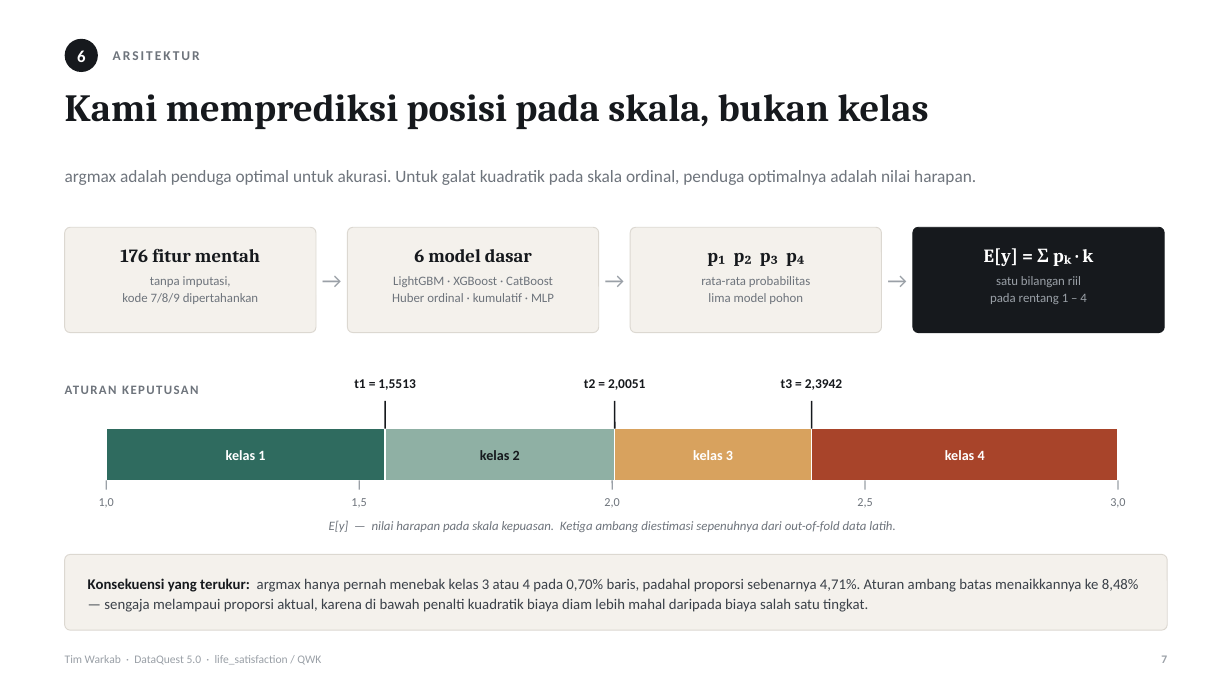
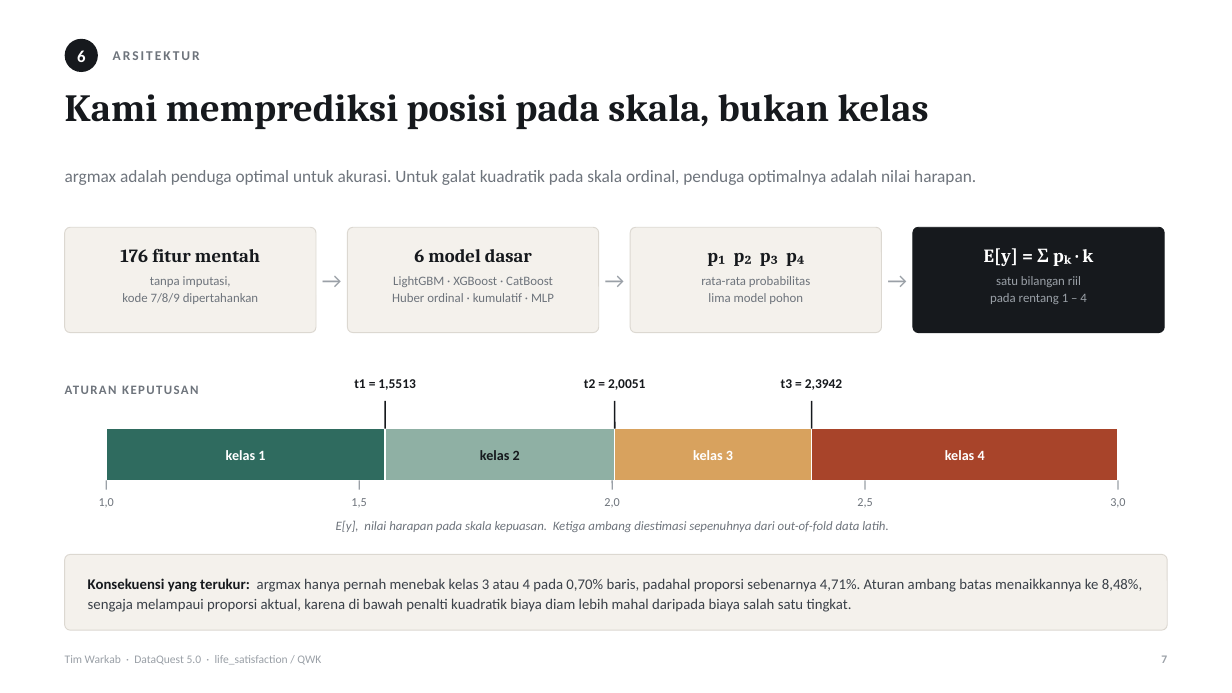
Before and after one commit to MikaelAdikara/DataQuest-Warkab, a slide deck: slide 7 of docs/Pitch_DataQuest5_Warkab.pptx. Drawn at 1232x693 pixels with LibreOffice and Linux fonts; fonts in the diff are those of the drawing. Boxes give left, top, right and bottom in pixels: in the first picture for what was removed or moved away, otherwise in the second. Text is boxed around its words. In the diff, an @@ line names an element or a change of style, - is before the commit and + after.

```diff
--- a/docs/Pitch_DataQuest5_Warkab.pptx
+++ b/docs/Pitch_DataQuest5_Warkab.pptx
@@ text at <box>336,520,888,532</box>: text changed @@
-E[y] — nilai harapan pada skala kepuasan. Ketiga ambang diestimasi sepenuhnya dari out-of-fold data latih.
+E[y], nilai harapan pada skala kepuasan. Ketiga ambang diestimasi sepenuhnya dari out-of-fold data latih.
@@ text at <box>88,578,1142,612</box>: text changed @@
-Konsekuensi yang terukur: argmax hanya pernah menebak kelas 3 atau 4 pada 0,70% baris, padahal proporsi sebenarnya 4,71%. Aturan ambang batas menaikkannya ke 8,48% — sengaja melampaui proporsi aktual, karena di bawah penalti kuadratik biaya diam lebih mahal daripada biaya salah satu tingkat.
+Konsekuensi yang terukur: argmax hanya pernah menebak kelas 3 atau 4 pada 0,70% baris, padahal proporsi sebenarnya 4,71%. Aturan ambang batas menaikkannya ke 8,48%, sengaja melampaui proporsi aktual, karena di bawah penalti kuadratik biaya diam lebih mahal daripada biaya salah satu tingkat.
```
Also in this commit, not shown: 21 other slides changed, 4 other files.
